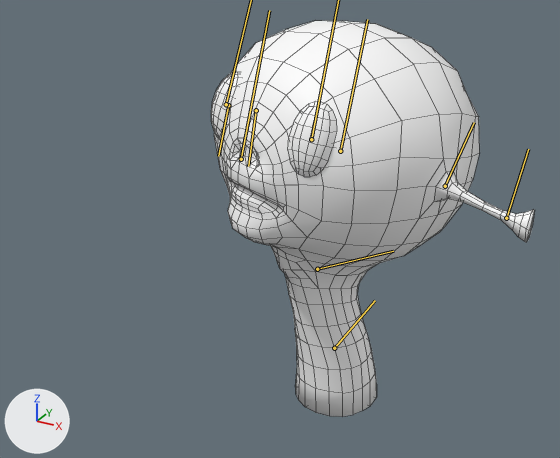
Before and after pictures for a commit that changed the FBX model Assets/Art/Animations/UUncleBob/Anim_Unclebob_Run_60fps.fbx.
Before and after are seen from a 50 mm camera at (0.47, -1.021, 1.91) aimed at (-0.035, -0.103, 1.451). The lights are fixed; the arrows at lower left show +X, +Y and +Z. Both versions are drawn at frame 25 of the action 'Take 001'; the numbers are the values there. The bones that bend it are drawn over the model as lines. Mesh edges are drawn as thin lines.

The first picture shows 'ALIEN'.
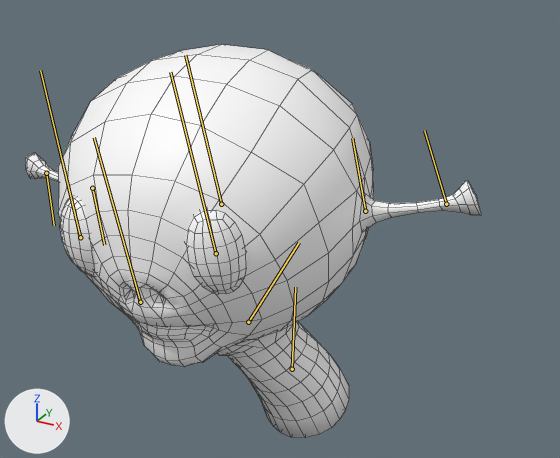
Patch to the scene script:
```diff
--- a/Assets/Art/Animations/UUncleBob/Anim_Unclebob_Run_60fps.fbx.py
+++ b/Assets/Art/Animations/UUncleBob/Anim_Unclebob_Run_60fps.fbx.py
@@ bone_alien_root @@
 bone_alien_root = bpy.data.objects['Armature'].pose.bones['ALIEN_ROOT']
-bone_alien_root.location = (0.0, 0.0, 0.0)
-bone_alien_root.rotation_quaternion = (1.0, 0.0, 0.0, 0.0)  # degrees (0, 0, 0)
+bone_alien_root.location = (3.9, -12.8, 1.1)
+bone_alien_root.rotation_quaternion = (0.959, 0.209, -0.072, -0.18)  # degrees (25, -4, -22)
@@ bone_l_ear_1 @@
 bone_l_ear_1 = bpy.data.objects['Armature'].pose.bones['L_Ear_1']  # child of 'Head'
-bone_l_ear_1.rotation_quaternion = (1.0, 0.0, 0.0, 0.0)  # degrees (0, 0, 0)
+bone_l_ear_1.rotation_quaternion = (0.994, 0.0, 0.0, 0.114)  # degrees (0, 0, 13)
@@ bone_r_ear_1 @@
 bone_r_ear_1 = bpy.data.objects['Armature'].pose.bones['R_Ear_1']  # child of 'Head'
-bone_r_ear_1.rotation_quaternion = (1.0, 0.0, 0.0, 0.0)  # degrees (0, 0, 0)
+bone_r_ear_1.rotation_quaternion = (0.994, 0.0, 0.0, 0.114)  # degrees (0, 0, 13)
```

Changed parts and their boxes [x1, y1, x2, y2] in the pictures (560 x 458 px):
'ALIEN', posed (41% wider)
    before: [211, 21, 534, 417]
    after: [26, 44, 482, 438]
bone 'ALIEN_ROOT', root to tip
    before: (334, 348) to (375, 300)
    after: (292, 369) to (295, 287)
bone 'L_Ear_1', root to tip
    before: (445, 186) to (474, 122)
    after: (365, 211) to (352, 138)
bone 'R_Ear_1', root to tip
    before: (256, 110) to (248, 166)
    after: (92, 188) to (104, 245)
